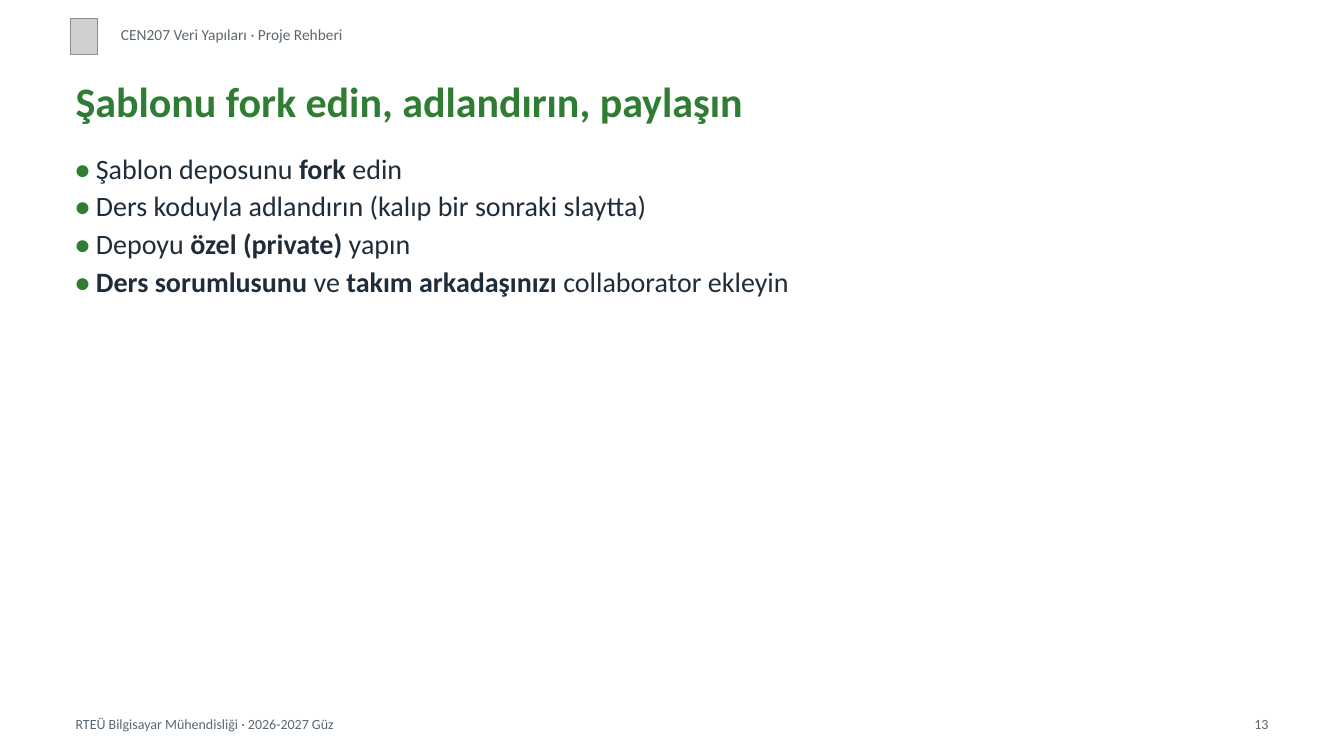
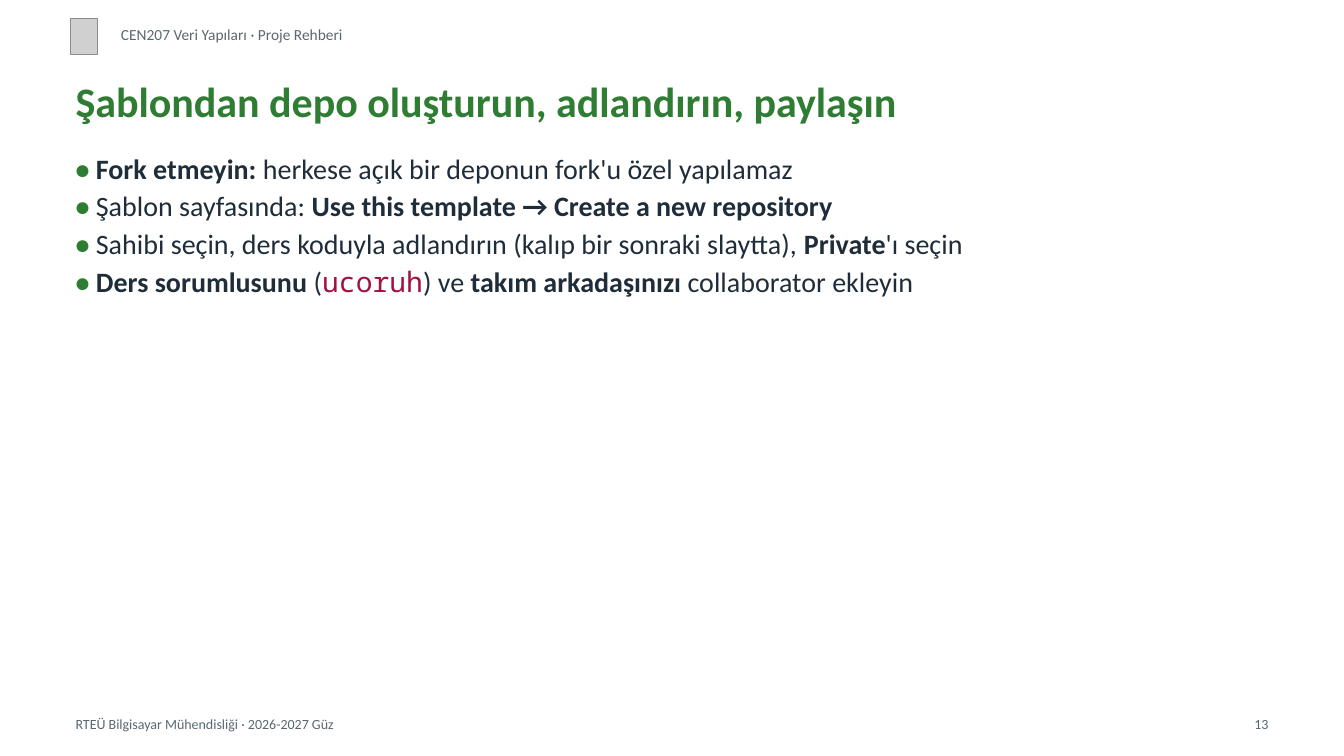
Before and after one commit to ucoruh/ce205-data-structures, a slide deck: slide 13 of docs/project-guide/cen207-project-guide-slides.tr.pptx. Drawn at 1344x756 pixels with LibreOffice and Linux fonts; fonts in the diff are those of the drawing; grey boxes stand for pictures. Boxes give left, top, right and bottom in pixels: in the first picture for what was removed or moved away, otherwise in the second. Text is boxed around its words. In the diff, an @@ line names an element or a change of style, - is before the commit and + after.

Commit message:
Project guide: create repo from template (no fork), show project locally, demo checklist

```diff
--- a/docs/project-guide/cen207-project-guide-slides.tr.pptx
+++ b/docs/project-guide/cen207-project-guide-slides.tr.pptx
@@ text at box(76, 87, 897, 124): text changed @@
-Şablonu fork edin, adlandırın, paylaşın
+Şablondan depo oluşturun, adlandırın, paylaşın
@@ text at box(96, 159, 963, 297): text changed @@
-• Şablon deposunu fork edin
-• Ders koduyla adlandırın (kalıp bir sonraki slaytta)
-• Depoyu özel (private) yapın
-• Ders sorumlusunu ve takım arkadaşınızı collaborator ekleyin
+• Fork etmeyin: herkese açık bir deponun fork'u özel yapılamaz
+• Şablon sayfasında: Use this template → Create a new repository
+• Sahibi seçin, ders koduyla adlandırın (kalıp bir sonraki slaytta), Private'ı seçin
+• Ders sorumlusunu (ucoruh) ve takım arkadaşınızı collaborator ekleyin
```
Also in this commit, not shown: 46 other slides changed, 2 slides added, 25 other files.
